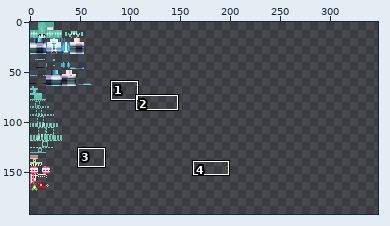
Two versions of one sprite sheet, textures/main.png. Above, an overview of the earlier version with the close-up marked.
Close-up. Before:
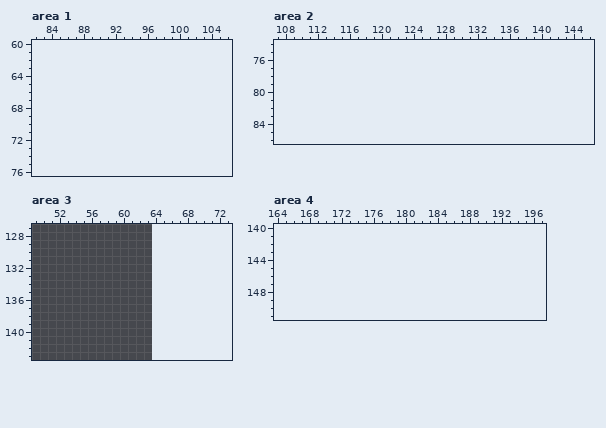
The file is 64x196 pixels. Colours within 5 levels of each other are drawn and written as one. Shown: area 1: x 82..106, y 60..76; area 2: x 107..146, y 74..86; area 3: x 49..73, y 127..143; area 4: x 164..197, y 140..151. The old version is drawn lined up with the new one, on the new canvas. The wide view leaves out empty margins. The commit also changed other parts of the picture, which this record leaves out.
The same view after the edit:
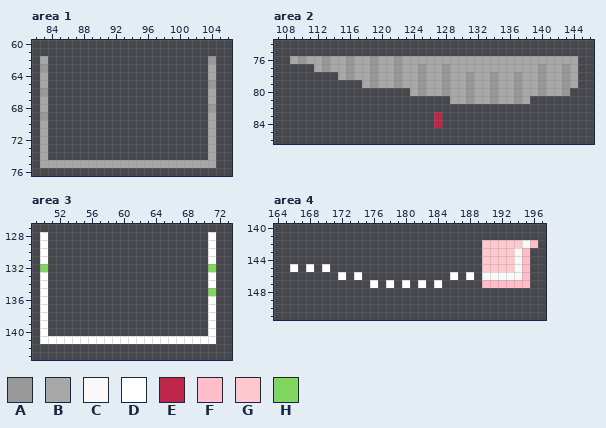
Palette (. is transparent): A #989898  B #a8a8a8  C #faf9f7  D #ffffff  E #be2748  F #ffbec9  G #ffc7ce  H #81d661
Changes in this commit:
canvas 64x196 -> 348x196
Area 1:
y 62: x 83 . -> B; x 104 . -> A
y 63: x 83 . -> A; x 104 . -> B
y 64: x 83 . -> B; x 104 . -> B
y 65: x 83 . -> B; x 104 . -> A
y 66: x 83 . -> A; x 104 . -> B
y 67: x 83 . -> B; x 104 . -> B
y 68: x 83 . -> B; x 104 . -> A
y 69: x 83 . -> A; x 104 . -> B
y 70..74: x 83 . -> B; x 104 . -> B
y 75: x 83..104 ...................... -> BBBBBBBBBBBBBBBBBBBBBB
Area 2:
y 76: x 109..144 .................................... -> BABBABBABBABBABBBBBBBBBBBBBBBBBBBBBB
y 77: x 112..144 ................................. -> BABBABBABBABBABBABBBBBBBBBBBABBAB
y 78: x 115..144 .............................. -> BABBABBABBABBABBABBABBABBABBAB
y 79: x 118..144 ........................... -> BABBABBABBABBABBABBABBABBAB
y 80: x 124..143 .................... -> BABBABBABBABBABBABBA
y 81: x 129..138 .......... -> BBABBABBAB
y 83..84: x 127 . -> E
Area 3:
y 128..131: x 50 . -> D; x 71 . -> D
y 132: x 50 . -> H; x 71 . -> H
y 133..134: x 50 . -> D; x 71 . -> D
y 135: x 50 . -> D; x 71 . -> H
y 136..140: x 50 . -> D; x 71 . -> D
y 141: x 50..71 ...................... -> DDDDDDDDDDDDDDDDDDDDDD
Area 4:
y 142: x 190..196 ....... -> GGGGGCF
y 143..144: x 190..195 ...... -> GGGGCF
y 145: x 166 . -> D; x 168 . -> D; x 170 . -> D; x 190..195 ...... -> GGGGCF
y 146: x 172 . -> D; x 174 . -> D; x 186 . -> D; x 188 . -> D; x 190..195 ...... -> CCCCCF
y 147: x 176 . -> D; x 178 . -> D; x 180 . -> D; x 182 . -> D; x 184 . -> D; x 190..195 ...... -> FFFFFF
Boxes around the changes in both close-ups, in picture pixels (x1, y1, x2, y2):
added: (40, 56, 216, 168)
added: (290, 56, 578, 128)
added: (40, 232, 216, 344)
added: (290, 240, 538, 288)
